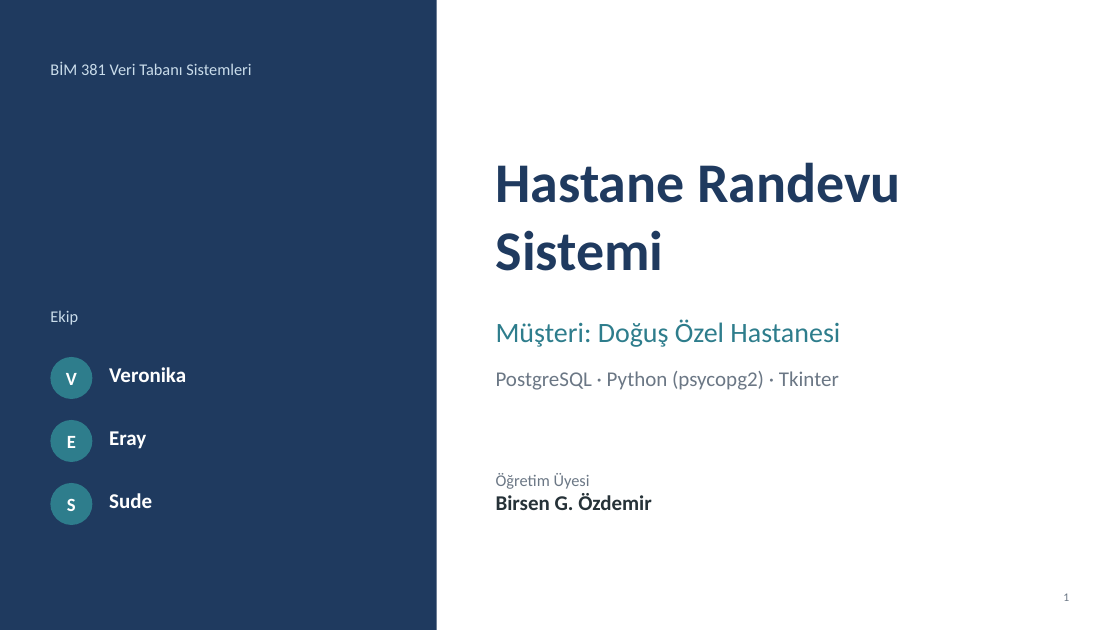
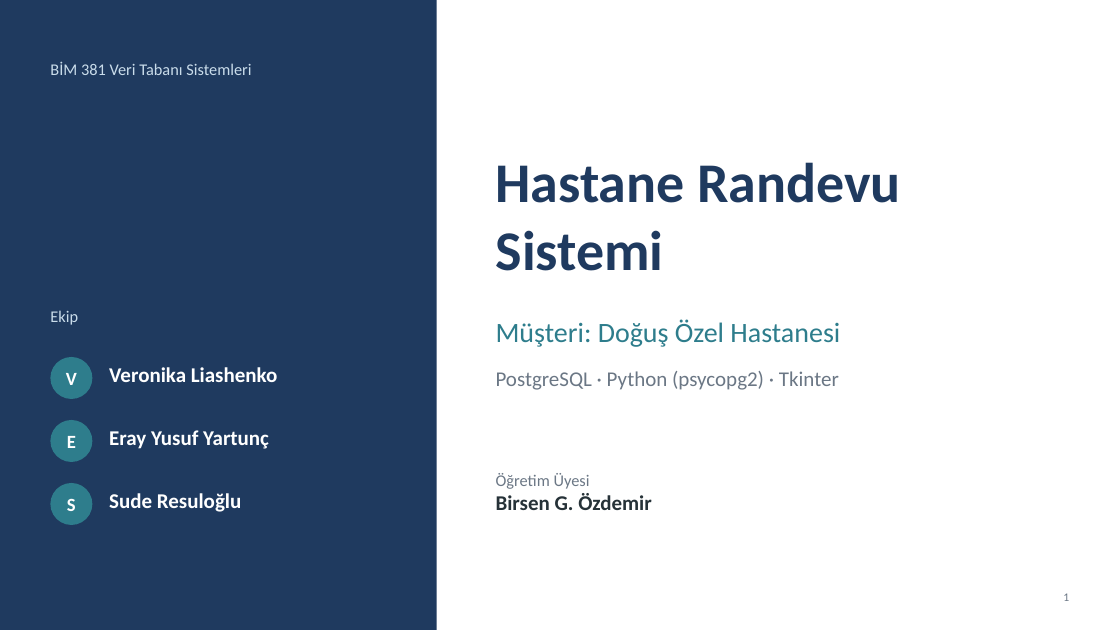
Before and after one commit to vliashenko6/hastane-randevu-sistemi, a slide deck: slide 1 of sunum/hastane_randevu_sunumu.pptx. Drawn at 1120x630 pixels with LibreOffice and Linux fonts; fonts in the diff are those of the drawing. Boxes give left, top, right and bottom in pixels: in the first picture for what was removed or moved away, otherwise in the second. Text is boxed around its words. In the diff, an @@ line names an element or a change of style, - is before the commit and + after.

Commit message:
Sunum kapağında grup üyelerinin soyadları eklendi

```diff
--- a/sunum/hastane_randevu_sunumu.pptx
+++ b/sunum/hastane_randevu_sunumu.pptx
@@ text at (x1=109, y1=367, x2=278, y2=382): text changed @@
-Veronika
+Veronika Liashenko
@@ text at (x1=109, y1=430, x2=269, y2=449): text changed @@
-Eray
+Eray Yusuf Yartunç
@@ text at (x1=109, y1=493, x2=242, y2=512): text changed @@
-Sude
+Sude Resuloğlu
```
